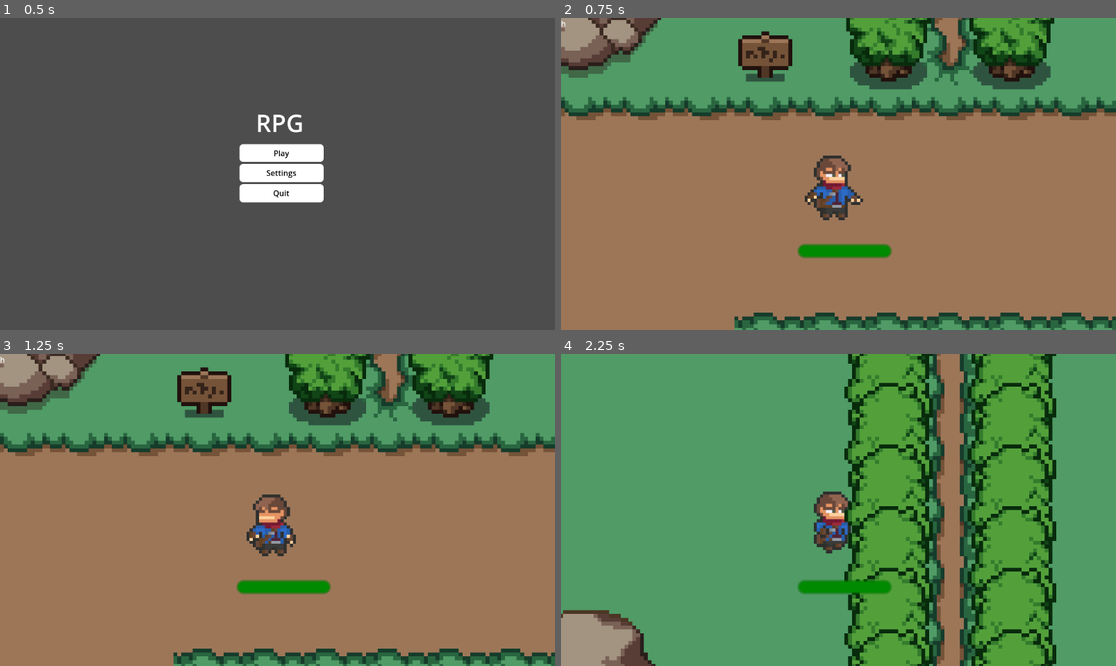
Above: before the commit, frames 1-4 (two rows, left to right).
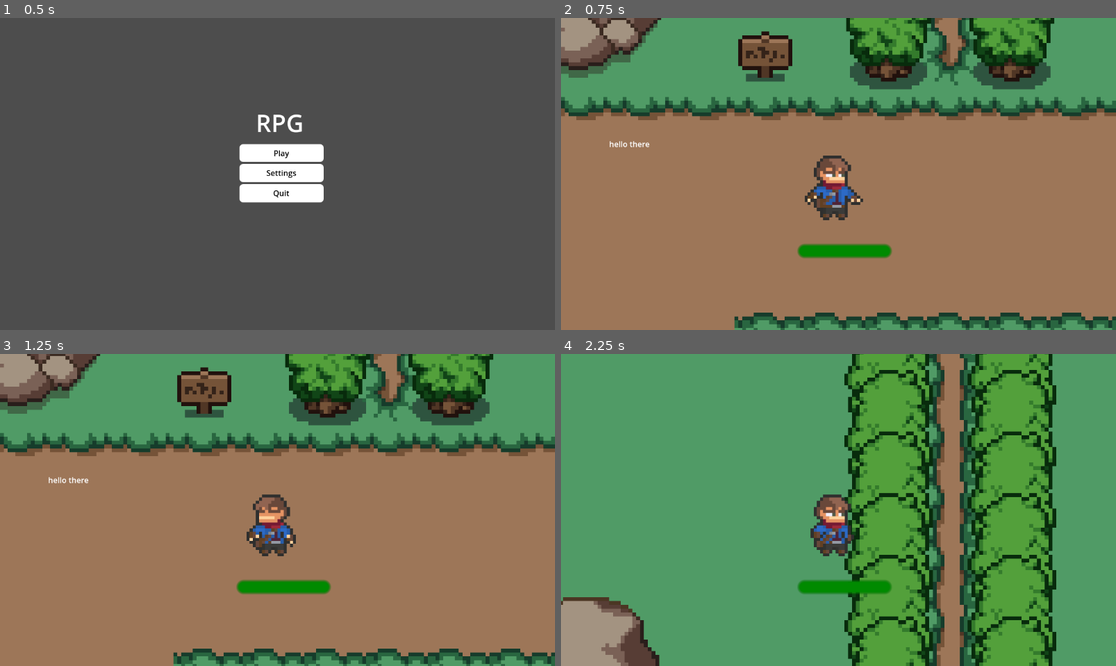
Above: after the commit, the same moments.

Repository: NoahP1608/CS-NEA
Game: Godot game, scene res://main_menu.tscn
Same seed, same stepped clock (60 frames per second), same inputs: the game is played once before the commit and once after it.
Inputs:
- Up to frame 1 (0.5 s): no input
- Up to frame 2 (0.75 s): click "Play" at 0.5 s
- Up to frame 3 (1.25 s): no input
- Up to frame 4 (2.25 s): tap Enter at 1.25 s; hold Space (attack) 1.28-2.03 s; hold Up (ui_up) from 1.28 s (still down); tap E (talk) at 2.1 s

Frame 1 is identical in both runs. In frame 2, less than 0.1% of the frame differs, in the area x 0-16%, y 0-42%; in frame 3, less than 0.1%; in frame 4, 19%, in the area x 0-90%, y 0-100%.
Error before the commit: Invalid assignment of property or key 'visable' with value of type 'bool' on a base object of type 'TextureRect'. (res://Scripts/dialogue_player.gd:43)

Commit message:
fixed dialogue mostly

Diff:
--- a/Scripts/dialogue_player.gd
+++ b/Scripts/dialogue_player.gd
@@ -40,7 +40,7 @@
 
 func finish():
 	text_lable.text = ""
-	background.visable = false
+	background.visible = false
 	in_progress = false
 	get_tree().paused = false
 
@@ -48,8 +48,8 @@
 	if in_progress:
 		next_line()
 	else:
-		#get_tree().pause = true
-		#background.visable = true
+		get_tree().paused = true
+		background.visible = true
 		in_progress = true
 		selected_text = scene_text[text_key].duplicate()
 		show_text()
--- a/dialogue_player.tscn
+++ b/dialogue_player.tscn
@@ -14,4 +14,4 @@
 [node name="TextLabel" type="Label" parent="."]
 offset_right = 98.0
 offset_bottom = 80.0
-text = "h"
+text = "hello there"
--- a/world.tscn
+++ b/world.tscn
@@ -662,5 +662,7 @@
 shape = SubResource("RectangleShape2D_ns1no")
 
 [node name="DialoguePlayer" parent="." instance=ExtResource("8_fyvx8")]
+offset = Vector2(100, 250)
+transform = Transform2D(1, 0, 0, 1, 100, 250)
 
 [editable path="TextAreaSign"]
